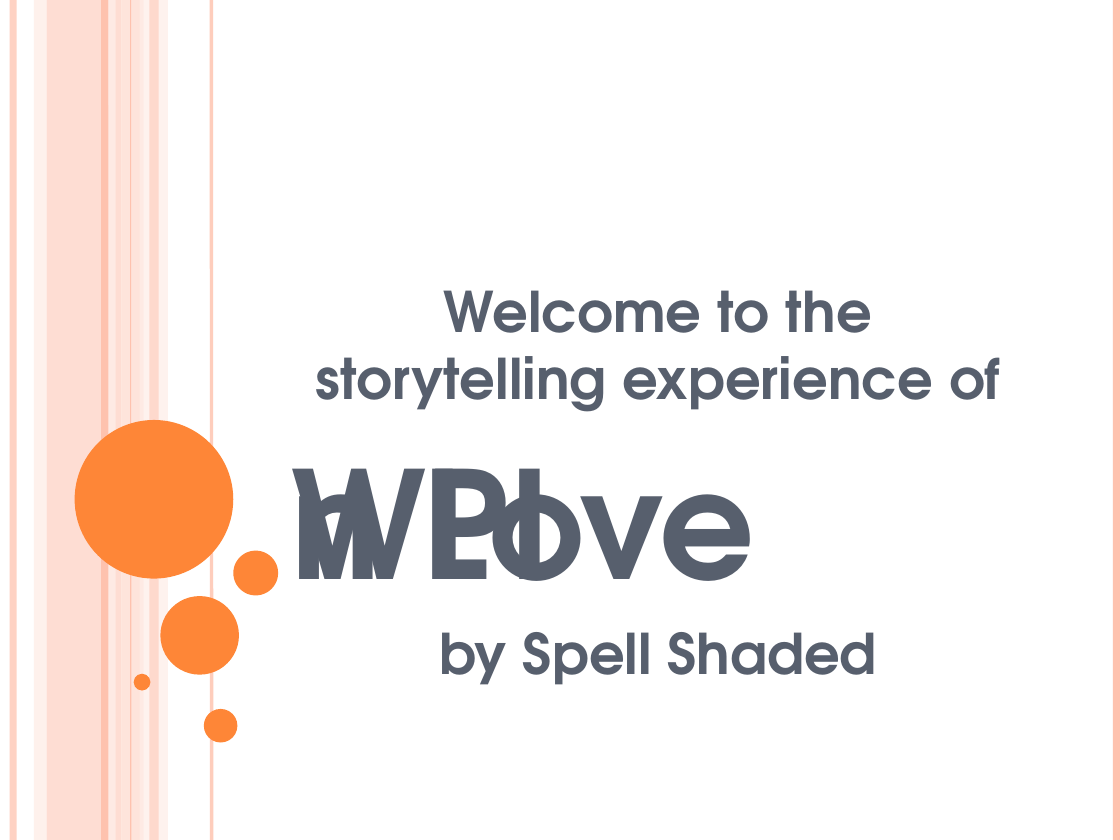
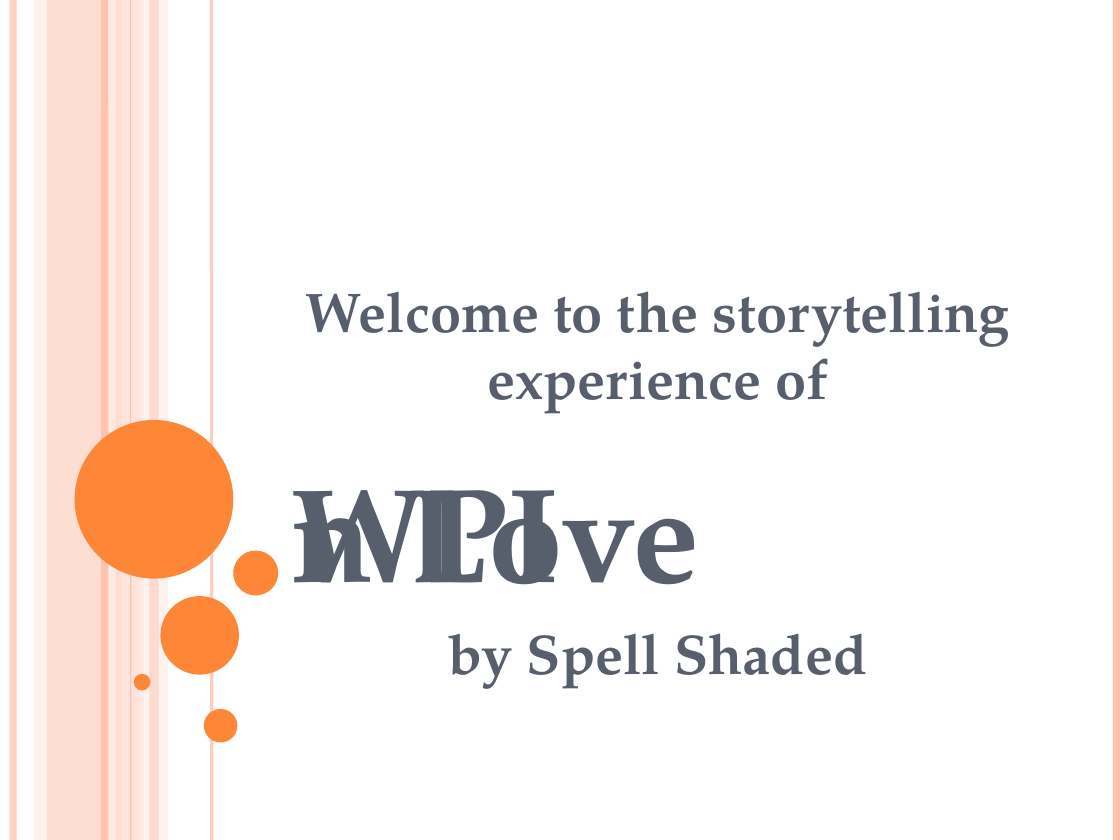
Before and after one commit to Jeemie/Ayee, a slide deck: slide 1 of WPIn Love, Final Presentation.pptx. Drawn at 1120x840 pixels with LibreOffice and Linux fonts; fonts in the diff are those of the drawing. Boxes give left, top, right and bottom in pixels: in the first picture for what was removed or moved away, otherwise in the second. Text is boxed around its words. In the diff, an @@ line names an element or a change of style, - is before the commit and + after.

Commit message:
Fixed spelling errors; used less obscure/more compatible font

```diff
--- a/WPIn Love, Final Presentation.pptx
+++ b/WPIn Love, Final Presentation.pptx
@@ text "Welcome to the storytelling experience ..." at bbox=[306, 291, 1010, 414]: font TeX Gyre Adventor to TeX Gyre Pagella @@
@@ title "WPIn Love" at bbox=[407, 490, 700, 585]: size 96 to 86.4 pt, font TeX Gyre Adventor to TeX Gyre Pagella @@
@@ subtitle "by Spell Shaded" at bbox=[449, 633, 867, 689]: font TeX Gyre Adventor to TeX Gyre Pagella @@
```
Also in this commit, not shown: 4 other slides changed.
